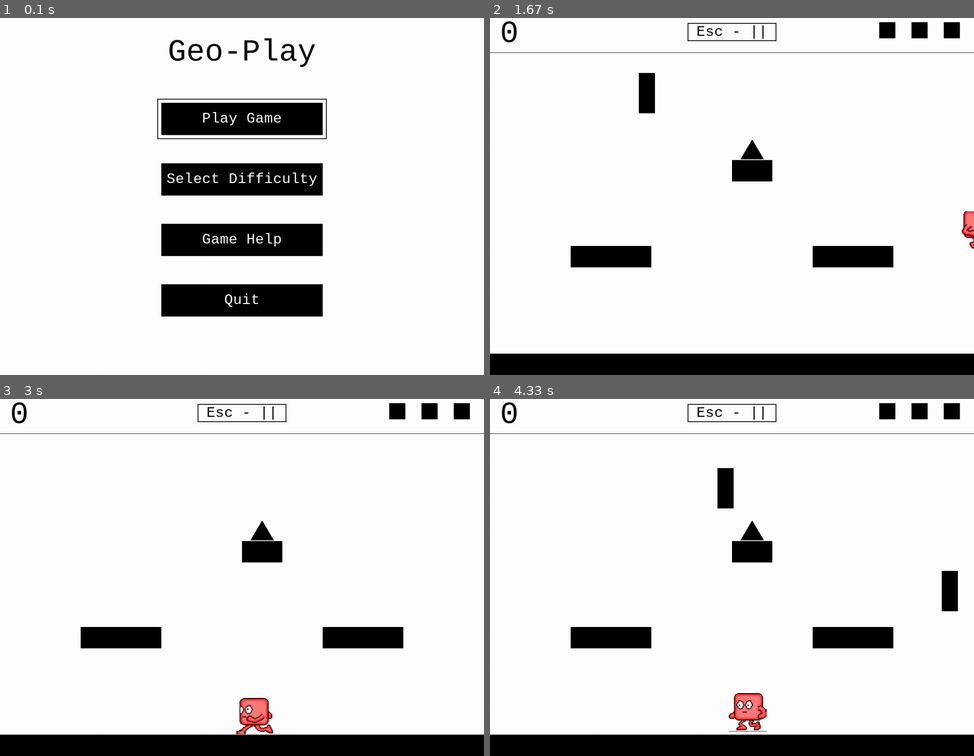
Above: before the commit, frames 1-4 (two rows, left to right).
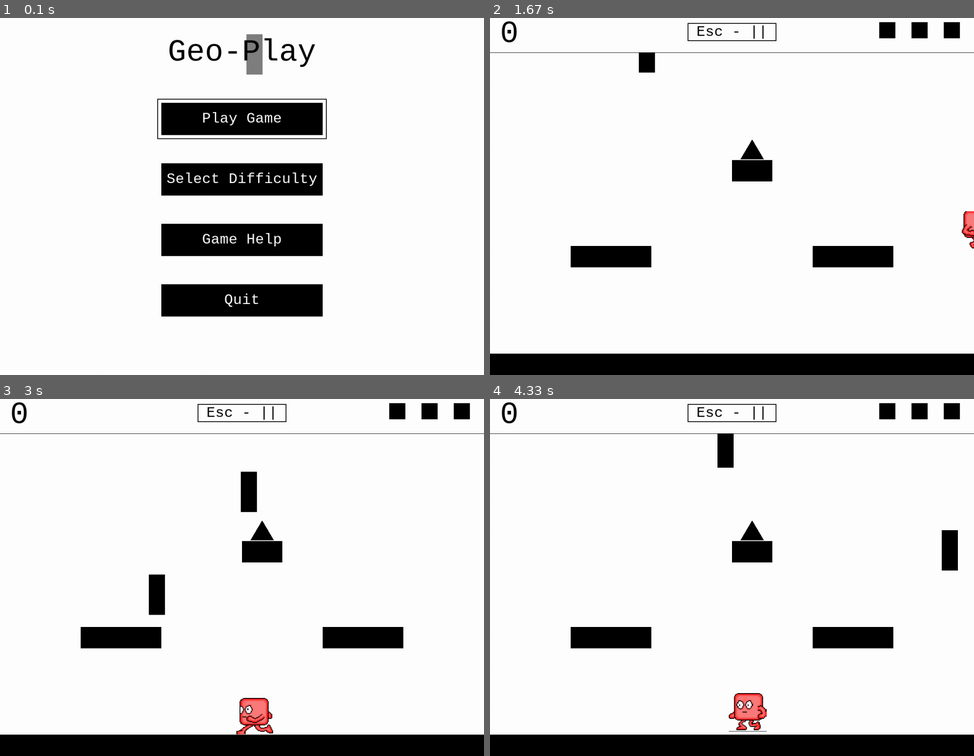
Above: after the commit, the same moments.

Repository: stevenacalhoun/geoplay
Game: pygame game, started from geometricPlay.py
The game is run twice, just before and just after one commit, with the same random seed, the same clock (stepped at 60 frames per second) and the same inputs.
Inputs:
- Up to frame 1 (0.1 s): no input
- Up to frame 2 (1.67 s): tap Enter at 0.33, 0.67 s; hold Enter 1-1.47 s; hold Right 1-1.47 s; tap Space at 1.5 s
- Up to frame 3 (3 s): hold Left 2.33-2.87 s; tap Space at 2.4, 2.7, 2.97 s; hold Left from 2.9 s (still down)
- Up to frame 4 (4.33 s): tap Space at 3.27, 3.4, 3.7, 4.07 s; release Left at 3.3 s; hold Right 3.33-3.97 s; hold Left from 4 s (still down)

The runs differ from the first frame. In frame 1, 0.4% of the frame differs, in the area x 50-55%, y 4-16%; in frame 2, 0.6%; in frame 3, 0.8%; in frame 4, 1.5%, in the area x 47-97%, y 9-60%.

Commit message:
Adding falling rain in the background of the main menu

Diff:
--- a/levels.py
+++ b/levels.py
@@ -168,25 +168,25 @@
     for chance in range(self.puddleRainChance):
       self.rectangleChoices.append("P")
 
-  def spawnNewRectangle(self, xLoc):
+  def spawnNewRectangle(self, xLoc, yLoc=HUD_HEIGHT):
     # Get a random rectangle choice from our list
     rectangleChoice = random.choice(self.rectangleChoices)
 
     # Normal rain
     if rectangleChoice == "N":
-      return NormalRectangleRain((xLoc, HUD_HEIGHT + 1))
+      return NormalRectangleRain((xLoc, yLoc - RECTANGLE_HEIGHT))
 
     # Bouncing rain
     elif rectangleChoice == "B":
-      return BounceRectangleRain((xLoc, HUD_HEIGHT + 1))
+      return BounceRectangleRain((xLoc, yLoc - RECTANGLE_HEIGHT))
 
     # Exploding rain
     elif rectangleChoice == "E":
-      return ExplodingRectangleRain((xLoc, HUD_HEIGHT + 1))
+      return ExplodingRectangleRain((xLoc, yLoc - RECTANGLE_HEIGHT))
 
     # Puddle rain
     elif rectangleChoice == "P":
-      return PuddleRectangleRain((xLoc, HUD_HEIGHT + 1))
+      return PuddleRectangleRain((xLoc, yLoc - RECTANGLE_HEIGHT))
 
   def levelComplete(self, currentScore):
     return currentScore >= self.requiredScore
--- a/lib/scenes.py
+++ b/lib/scenes.py
@@ -25,8 +25,74 @@
   def __init__(self, screen):
     Scene.__init__(self, screen)
 
+    # Show some rectangles falling down in the background
+    self.rectangleCounter = 75
+    self.rectangleSpriteGroup = pygame.sprite.Group()
+    self.level = Level(normalRainChance=1, bounceRainChance=1, explodingRainChance=1, puddleRainChance=1)
+
   # Show the main menu where you can select play, difficulty, or help
   def display(self):
+    # Keep up with what's selected
+    self.menuSelection = Scene.levelScene
+
+    # Keep looping unitl somehting has been selected
+    selectionMade = False
+    while selectionMade == False:
+      self.screen.fill(WHITE)
+      event = pygame.event.poll()
+
+      # Key up and down the menu
+      if event.type == pygame.KEYDOWN:
+        # Go down one option
+        if event.key == pygame.K_DOWN:
+          self.menuSelection += 1
+          if self.menuSelection >= 5:
+            self.menuSelection = Scene.levelScene
+        # Go up one option
+        if event.key == pygame.K_UP:
+          self.menuSelection -= 1
+          if self.menuSelection < Scene.levelScene:
+            self.menuSelection = Scene.quit
+        # Select the current option
+        if event.key == pygame.K_RETURN:
+          selectionMade = True
+          return self.menuSelection
+
+      # Draw the background, then blur it out, then draw the menu
+      self.drawBackground()
+      overlay = Box(self.screen, SCREEN_WIDTH, SCREEN_HEIGHT, WHITE, alpha=128)
+      overlay.drawByTopLeft((0,0))
+      self.drawMenu()
+
+      # Remove any dead rectangles
+      for rectangle in self.rectangleSpriteGroup:
+        if rectangle.alive == False:
+          rectangle.update()
+          self.rectangleSpriteGroup.remove(rectangle)
+          rectangle = None
+
+      pygame.display.flip()
+
+  # Draw the falling rectangles
+  def drawBackground(self):
+    # Control the spawn rate of the rectangles
+    self.rectangleCounter += 1
+    if self.rectangleCounter >= 65:
+      self.rectangleCounter = 0
+      randomX = random.randint(0, SCREEN_WIDTH - RECTANGLE_WIDTH)
+
+      # Get the type of rectangle we need to spawn
+      rectangle = self.level.spawnNewRectangle(randomX)
+
+      # Add the rectangle to our group
+      self.rectangleSpriteGroup.add(rectangle)
+
+    # Redraw all the rain
+    self.rectangleSpriteGroup.update()
+    self.rectangleSpriteGroup.draw(self.screen)
+
+  # Draw the entire main menu
+  def drawMenu(self):
     # Constants for the boxes
     menuBoxWidth = SCREEN_WIDTH/3
     menuBoxHeight = 80
@@ -37,68 +103,40 @@
     helpBoxY = diffBoxY + 150
     quitBoxY = helpBoxY + 150
 
-    # Keep up with what's selected
-    menuSelection = Scene.levelScene
-
-    # Keep looping unitl somehting has been selected
-    selectionMade = False
-    while selectionMade == False:
-      self.screen.fill(WHITE)
-      event = pygame.event.poll()
-
-      # Key up and down the menu
-      if event.type == pygame.KEYDOWN:
-        # Go down one option
-        if event.key == pygame.K_DOWN:
-          menuSelection += 1
-          if menuSelection >= 5:
-            menuSelection = Scene.levelScene
-        # Go up one option
-        if event.key == pygame.K_UP:
-          menuSelection -= 1
-          if menuSelection < Scene.levelScene:
-            menuSelection = Scene.quit
-        # Select the current option
-        if event.key == pygame.K_RETURN:
-          selectionMade = True
-          return menuSelection
-
-      # Draw the title
-      title = TextLine(self.screen, "Geo-Play", color=BLACK, size=76)
-      title.drawByCenter((SCREEN_WIDTH/2, 100))
-
-      # Draw all the menu options
-      playBox = Box(self.screen, menuBoxWidth, menuBoxHeight, BLACK)
-      playBox.drawByCenter((SCREEN_WIDTH/2, playBoxY))
-      playLabel = TextLine(self.screen, "Play Game", color=WHITE, size=36)
-      playLabel.drawByCenter((SCREEN_WIDTH/2, playBoxY))
-
-      diffBox = Box(self.screen, menuBoxWidth, menuBoxHeight, BLACK)
-      diffBox.drawByCenter((SCREEN_WIDTH/2, diffBoxY))
-      diffLabel = TextLine(self.screen, "Select Difficulty", color=WHITE, size=36)
-      diffLabel.drawByCenter((SCREEN_WIDTH/2, diffBoxY))
-
-      helpBox = Box(self.screen, menuBoxWidth, menuBoxHeight, BLACK)
-      helpBox.drawByCenter((SCREEN_WIDTH/2, helpBoxY))
-      helpLabel = TextLine(self.screen, "Game Help", color=WHITE, size=36)
-      helpLabel.drawByCenter((SCREEN_WIDTH/2, helpBoxY))
-
-      quitBox = Box(self.screen, menuBoxWidth, menuBoxHeight, BLACK)
-      quitBox.drawByCenter((SCREEN_WIDTH/2, quitBoxY))
-      quitLabel = TextLine(self.screen, "Quit", color=WHITE, size=36)
-      quitLabel.drawByCenter((SCREEN_WIDTH/2, quitBoxY))
-
-      # Draw a box around the currently selected menu item
-      if menuSelection == Scene.levelScene:
-        playBox.outline()
-      elif menuSelection == Scene.difficultyScene:
-        diffBox.outline()
-      elif menuSelection == Scene.helpScene:
-        helpBox.outline()
-      elif menuSelection == Scene.quit:
-        quitBox.outline()
-
-      pygame.display.flip()
+    # Draw the title
+    title = TextLine(self.screen, "Geo-Play", color=BLACK, size=76)
+    title.drawByCenter((SCREEN_WIDTH/2, 100))
+
+    # Draw all the menu options
+    playBox = Box(self.screen, menuBoxWidth, menuBoxHeight, BLACK)
+    playBox.drawByCenter((SCREEN_WIDTH/2, playBoxY))
+    playLabel = TextLine(self.screen, "Play Game", color=WHITE, size=36)
+    playLabel.drawByCenter((SCREEN_WIDTH/2, playBoxY))
+
+    diffBox = Box(self.screen, menuBoxWidth, menuBoxHeight, BLACK)
+    diffBox.drawByCenter((SCREEN_WIDTH/2, diffBoxY))
+    diffLabel = TextLine(self.screen, "Select Difficulty", color=WHITE, size=36)
+    diffLabel.drawByCenter((SCREEN_WIDTH/2, diffBoxY))
+
+    helpBox = Box(self.screen, menuBoxWidth, menuBoxHeight, BLACK)
+    helpBox.drawByCenter((SCREEN_WIDTH/2, helpBoxY))
+    helpLabel = TextLine(self.screen, "Game Help", color=WHITE, size=36)
+    helpLabel.drawByCenter((SCREEN_WIDTH/2, helpBoxY))
+
+    quitBox = Box(self.screen, menuBoxWidth, menuBoxHeight, BLACK)
+    quitBox.drawByCenter((SCREEN_WIDTH/2, quitBoxY))
+    quitLabel = TextLine(self.screen, "Quit", color=WHITE, size=36)
+    quitLabel.drawByCenter((SCREEN_WIDTH/2, quitBoxY))
+
+    # Draw a box around the currently selected menu item
+    if self.menuSelection == Scene.levelScene:
+      playBox.outline()
+    elif self.menuSelection == Scene.difficultyScene:
+      diffBox.outline()
+    elif self.menuSelection == Scene.helpScene:
+      helpBox.outline()
+    elif self.menuSelection == Scene.quit:
+      quitBox.outline()
 
 class HUD():
   def __init__(self, screen):
@@ -147,6 +185,8 @@
 
   def update(self):
     # Re draw the HUD
+    hudRect = pygame.Rect((0, 0), (SCREEN_WIDTH, HUD_HEIGHT))
+    pygame.draw.rect(self.screen, WHITE, hudRect)
     pygame.draw.line(self.screen, BLACK, (0, HUD_HEIGHT), (SCREEN_WIDTH, HUD_HEIGHT))
     self.displayScore()
     self.displayLives()
@@ -199,6 +239,7 @@
         self.update()
         self.checkCollisions()
         self.draw()
+        self.HUD.update()
 
         # Check to see if we need a new level
         if self.level.levelComplete(self.HUD.score):
--- a/lib/sprites.py
+++ b/lib/sprites.py
@@ -468,6 +468,10 @@
       self.image = pygame.Surface((RECTANGLE_WIDTH, RECTANGLE_HEIGHT))
       self.image.fill(WHITE)
 
+    # If it somehow gets off screen then despawn it
+    if self.rect.y > SCREEN_HEIGHT:
+      self.despawn()
+
   def animate():
     # No animation for this type of rain currently
     pass
@@ -515,6 +519,10 @@
       self.image = pygame.Surface((RECTANGLE_WIDTH, RECTANGLE_HEIGHT))
       self.image.fill(WHITE)
 
+    # If it somehow gets off screen then despawn it
+    if self.rect.y > SCREEN_HEIGHT:
+      self.despawn()
+
   def animate(self):
     self.frameCount += 1
     if self.frameCount >= 5:
@@ -567,6 +575,10 @@
       self.image = pygame.Surface((RECTANGLE_WIDTH, RECTANGLE_HEIGHT))
       self.image.fill(WHITE)
 
+    # If it somehow gets off screen then despawn it
+    if self.rect.y > SCREEN_HEIGHT:
+      self.despawn()
+
   def animate(self):
     self.frameCount += 1
     if self.frameCount >= 5:
@@ -604,6 +616,10 @@
 
       if self.puddleCount >= 100:
         self.despawn()
+
+    # If it somehow gets off screen then despawn it
+    if self.rect.y > SCREEN_HEIGHT:
+      self.despawn()
 
   def checkCollisions(self, platforms, mcSquare):
     # Check collisions with platforms
